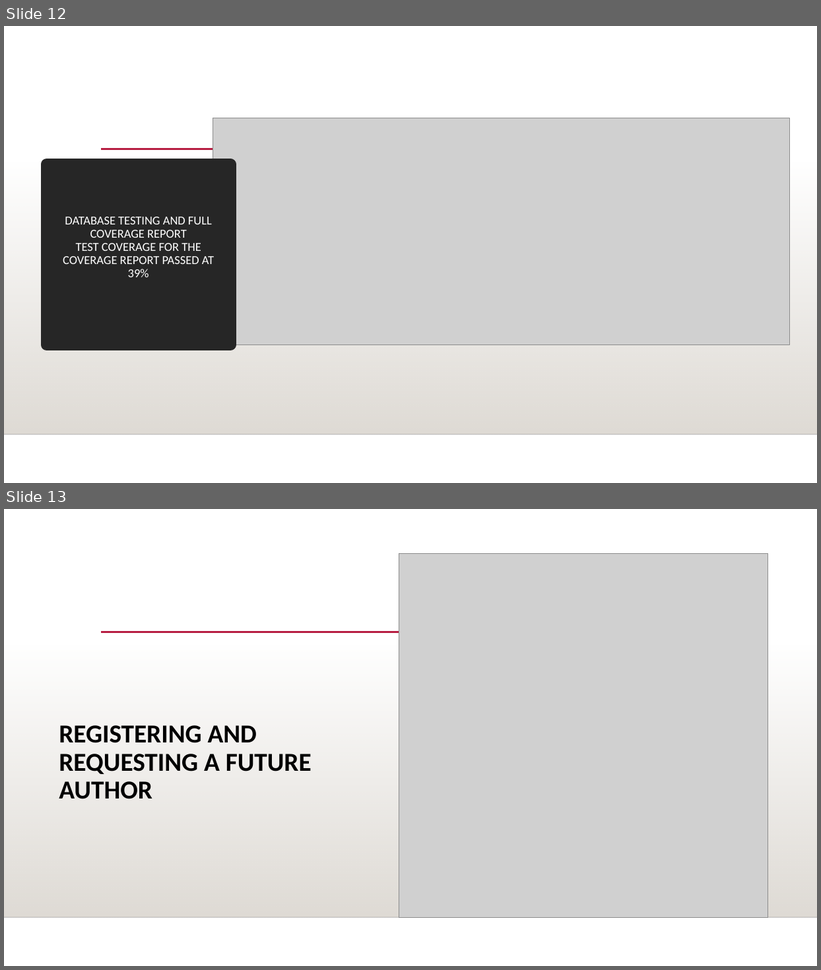
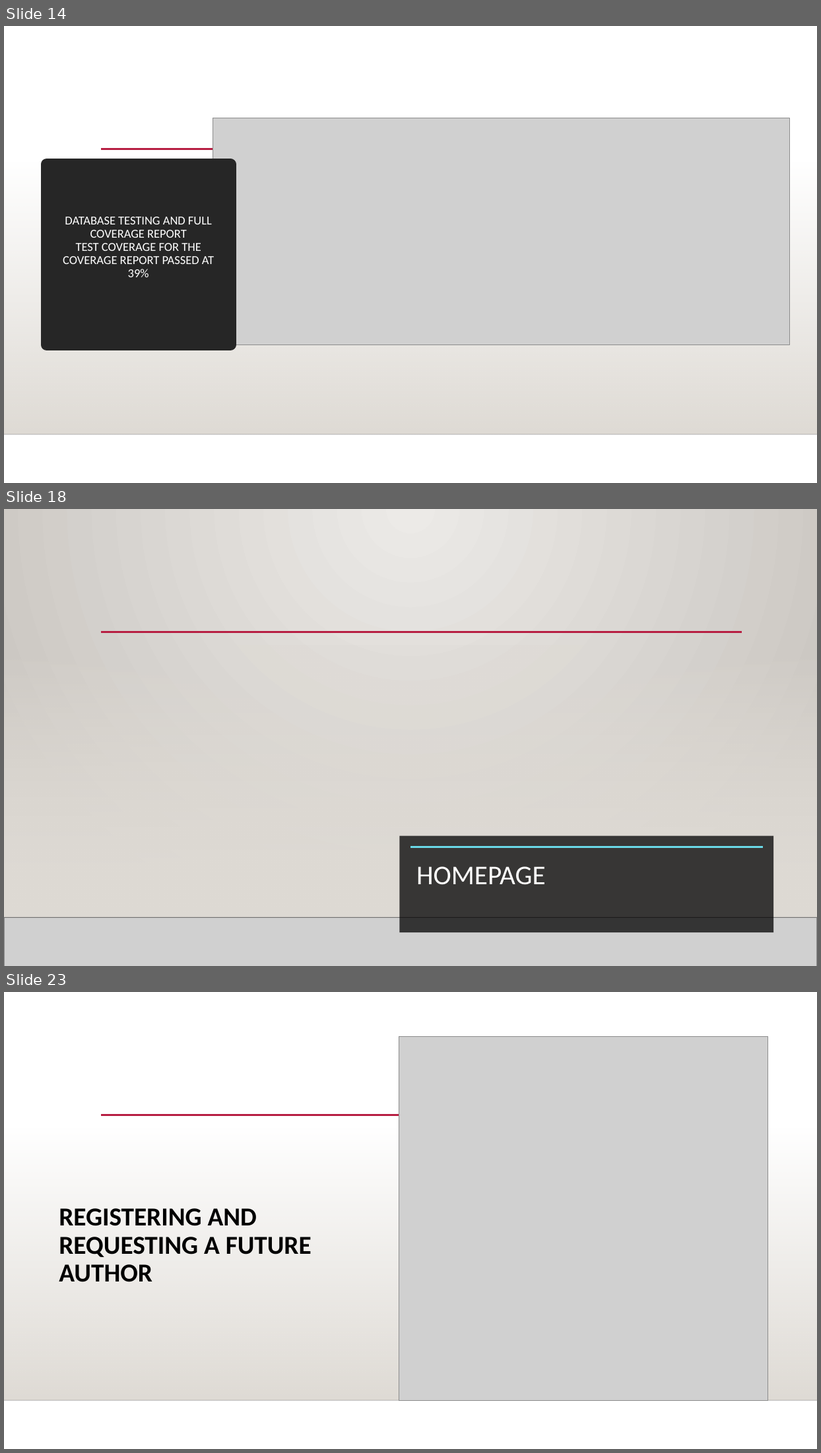
Before and after one commit to Shana12345/ChristianWeb, a slide deck: OOP Based Application.pptx. Shown one above the other, each under a label of ours: slides 12 and 13 before the commit, slides 14, 18 and 23 after it; the slides between them are not shown. The pictures are 821x970 and 821x1453 pixels, drawn with LibreOffice and Linux fonts; fonts in the diff are those of the drawing; grey boxes stand for pictures; background and template pictures are left out. Boxes give left, top, right and bottom in pixels: in the first picture for what was removed or moved away, otherwise in the second. Text is boxed around its words. In the diff, an @@ line names an element or a change of style, - is before the commit and + after.

```diff
--- a/OOP Based Application.pptx
+++ b/OOP Based Application.pptx
@@ slide 18 added at [4, 509, 817, 966], background picture (left out); not listed: 2 template elements that a slide beside it also shows @@
@@ rectangle added at [4, 644, 817, 918], fill gradient #DFDBD5 @@
@@ line added from (101, 632) to (742, 632), #B71E42 2.5 pt @@
@@ rectangle added at [400, 836, 774, 933], fill #000001 at 75% opacity @@
@@ line added from (411, 848) to (763, 848), #6AD9E7 2.5 pt @@
@@ title added at [416, 867, 546, 885], 32 pt, text #FFFFFE @@
+HOMEPAGE
@@ picture added at [4, 918, 817, 966] @@
@@ line added from (4, 918) to (817, 918), #000001 1 pt @@
@@ what was slide 12 is now slide 14 @@
@@ what was slide 13 is now slide 23 @@
```
Also in this commit, not shown: 3 slides changed, 12 other slides added.
